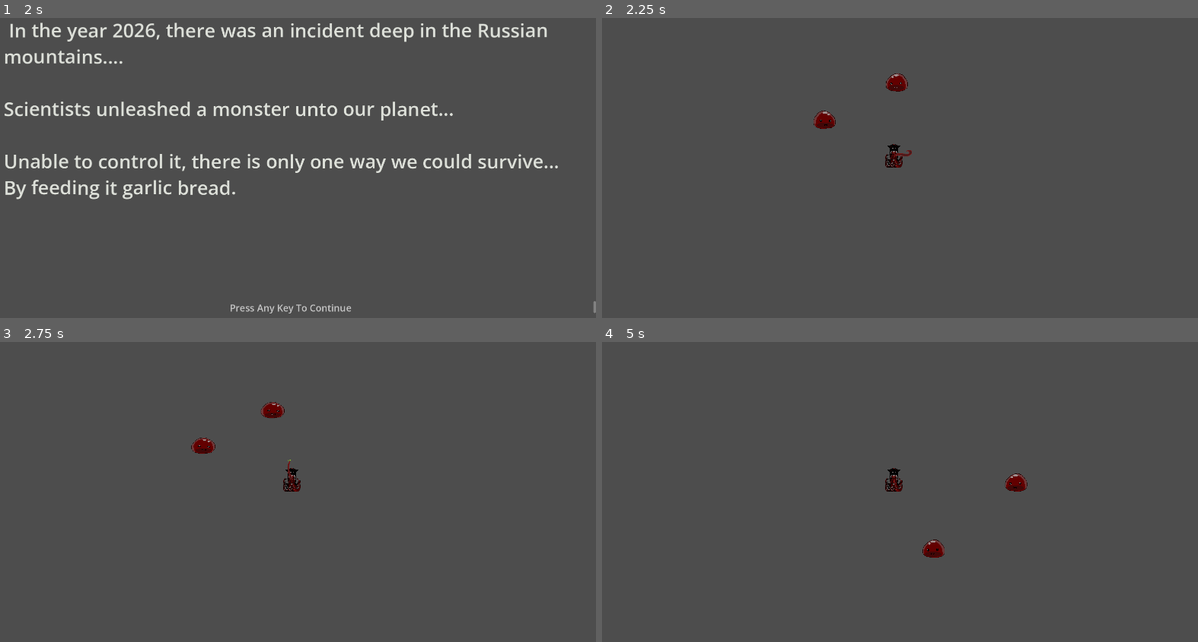
Above: before the commit, frames 1-4 (two rows, left to right).
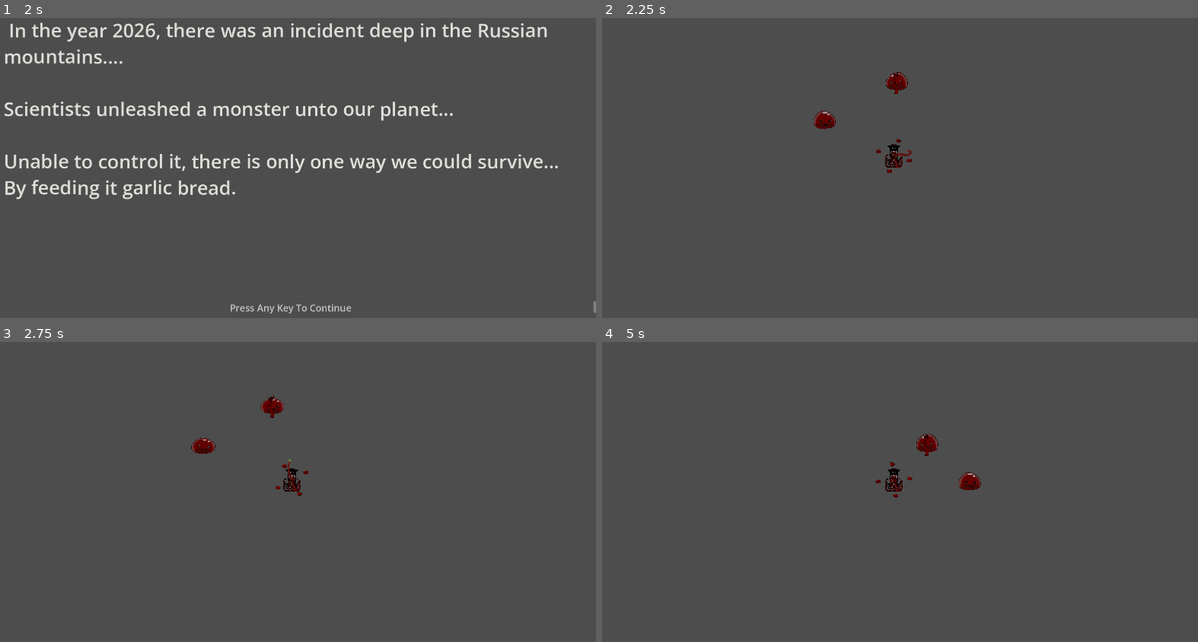
Above: after the commit, the same moments.

Repository: Falmenca/Garlic-Bread
Game: Godot game, scene res://Pages/Menus/Main_Menu.tscn
Two runs of this game, one before a commit and one after it. Both use one fixed random seed, a clock stepped at 60 frames per second and the inputs below.
Inputs (mouse positions are in pixels of both pictures, inside the frame that each line leads up to):
- Up to frame 1 (2 s): tap Enter (ui_accept) at 0.5, 0.77, 1.52 s; move the mouse to (423, 138) at 0.52 s; hold D (right) 0.53-1.28 s; click (423, 138) at 0.67 s; move the mouse to (172, 174) at 1.27 s; hold S (down) from 1.28 s (still down)
- Up to frame 2 (2.25 s): tap Enter (ui_accept) at 2 s; move the mouse to (953, 81) at 2.02 s; release S (down) at 2.03 s; hold D (right) from 2.03 s (still down)
- Up to frame 3 (2.75 s): keep holding D (right)
- Up to frame 4 (5 s): move the mouse to (864, 549) at 2.77 s; release D (right) at 2.78 s; hold Up (ui_up) 2.78-3.53 s; click (864, 549) at 2.92 s; tap Enter (ui_accept) at 3.02, 3.77, 4.52 s; move the mouse to (1078, 531) at 3.52 s; hold A (left) from 3.53 s (still down); move the mouse to (709, 429) at 4.27 s

Frame 1 is identical in both runs. In frame 2, 0.1% of the frame differs, in the area x 45-52%, y 17-52%; in frame 3, 0.2%; in frame 4, 0.8%, in the area x 45-72%, y 30-72%.

Commit message:
3 new attacks, without working hitbox
just a bunch of half finished bs
moved find_closest_in_group() to global.gd too

Diff:
--- /dev/null
+++ b/garlic/Scripts/Attacks/grab.gd
@@ -0,0 +1,26 @@
+extends Node2D
+
+var closest
+var timer = 1.0
+var stored_speed
+
+func _ready() -> void:
+	closest = Global.find_closest_in_group(global_position, "enemies")
+	if closest:
+		global_position = closest.global_position
+		stored_speed = closest.speed
+		closest.speed = 0
+		z_index = closest.z_index+1
+	else:
+		queue_free()
+
+func _physics_process(delta: float) -> void:
+	if closest:
+		global_position = closest.global_position
+		if timer > 0:
+			timer-=delta
+		else:
+			closest.speed = stored_speed
+			queue_free()
+	else:
+		queue_free()
--- /dev/null
+++ b/garlic/Scripts/Attacks/grab.tscn
@@ -0,0 +1,12 @@
+[gd_scene format=3 uid="uid://de70nad7n4s3u"]
+
+[ext_resource type="Script" uid="uid://ctb58jvrr70v0" path="res://Scripts/Attacks/grab.gd" id="1_dwqbd"]
+[ext_resource type="Texture2D" uid="uid://jfcmhl7wp2uv" path="res://Assets/Attacks/grabby.png" id="2_dwqbd"]
+
+[node name="Grab" type="Node2D" unique_id=1638182750]
+script = ExtResource("1_dwqbd")
+
+[node name="Sprite2D" type="Sprite2D" parent="." unique_id=1799213531]
+position = Vector2(31, -3)
+scale = Vector2(2, 2)
+texture = ExtResource("2_dwqbd")
--- /dev/null
+++ b/garlic/Scripts/Attacks/orbital.gd
@@ -0,0 +1,25 @@
+extends Node2D
+
+var closest
+var orb_distance=500
+var orb_count=1
+var orbs: Array[Node2D]
+var current_angle = 0.0
+
+func _ready() -> void:
+	orbs.append($Orb)
+	orbs.append($Orb.duplicate())
+	add_child(orbs[1])
+	orbs.append($Orb.duplicate())
+	add_child(orbs[2])
+	orbs.append($Orb.duplicate())
+	add_child(orbs[3])
+
+
+func _physics_process(delta: float) -> void:
+	for i in range(orbs.size()):
+		orbs[i].position = pos_on_circle(orb_distance, (current_angle+i)*TAU/orbs.size())
+	current_angle += delta
+
+func pos_on_circle(distance: int, angle: float) -> Vector2:
+	return Vector2(cos(angle), sin(angle))*distance
--- /dev/null
+++ b/garlic/Scripts/Attacks/orbital.tscn
@@ -0,0 +1,18 @@
+[gd_scene format=3 uid="uid://jm6w50eos7nb"]
+
+[ext_resource type="Script" uid="uid://ct6nnhc7j05j4" path="res://Scripts/Attacks/orbital.gd" id="1_n8530"]
+[ext_resource type="Texture2D" uid="uid://c86j0jxi8sv7b" path="res://Assets/Enemy/goreslime spritesheet.png" id="2_3qh5d"]
+
+[node name="Orbital" type="Node2D" unique_id=506878377]
+script = ExtResource("1_n8530")
+
+[node name="Orb" type="Node2D" parent="." unique_id=1723026768]
+
+[node name="GoreslimeSpritesheet" type="Sprite2D" parent="Orb" unique_id=1778417521]
+position = Vector2(-53, -258)
+texture = ExtResource("2_3qh5d")
+hframes = 3
+vframes = 3
+frame = 4
+
+[node name="Camera2D" type="Camera2D" parent="." unique_id=270903516]
--- /dev/null
+++ b/garlic/Scripts/Attacks/poison.gd
@@ -0,0 +1,27 @@
+extends Node2D
+
+var distance = randf_range(200,400)
+var closest
+var angle
+var land_pos: Vector2
+var speed = 200
+
+func _ready() -> void:
+	#creates a annular sector towards the enemy where the potato lands
+	closest = Global.find_closest_in_group(global_position, "enemies")
+	if closest:
+		angle = global_position.angle_to_point(closest.global_position) + randf_range(-TAU/12, TAU/12)
+	else:
+		angle = randf_range(0,TAU)
+	land_pos = global_position + Vector2(cos(angle), sin(angle)) * distance
+
+
+func _physics_process(delta: float) -> void:
+	var velocity = (land_pos - global_position).normalized()
+	$Sprite2D.rotate(delta*3)
+	if global_position.distance_to(land_pos) < 10:
+		explode()
+	position = velocity * delta * speed
+
+func explode() -> void:
+	queue_free()
--- /dev/null
+++ b/garlic/Scripts/Attacks/poison.tscn
@@ -0,0 +1,11 @@
+[gd_scene format=3 uid="uid://dcffge70pi07v"]
+
+[ext_resource type="Script" uid="uid://bc207j70iuffi" path="res://Scripts/Attacks/poison.gd" id="1_oerb4"]
+[ext_resource type="Texture2D" uid="uid://dh3ond7yesgji" path="res://Assets/Attacks/poison.png" id="2_1vo6e"]
+
+[node name="Poison" type="Node2D" unique_id=364699681]
+script = ExtResource("1_oerb4")
+
+[node name="Sprite2D" type="Sprite2D" parent="." unique_id=1846849413]
+scale = Vector2(2, 2)
+texture = ExtResource("2_1vo6e")
--- a/garlic/Scripts/Attacks/whipp.gd
+++ b/garlic/Scripts/Attacks/whipp.gd
@@ -4,8 +4,8 @@
 var closest
 
 func _ready() -> void:
-	anim_node = get_node("Sprite2D/AnimationPlayer")
-	closest = find_closest_in_group(global_position, "enemies")
+	anim_node = $Sprite2D/AnimationPlayer
+	closest = Global.find_closest_in_group(global_position, "enemies")
 	if closest:
 		rotation = global_position.angle_to_point(closest.global_position)
 	anim_node.play("attack")
@@ -15,14 +15,3 @@
 		if anim_name == "attack":
 			queue_free()
 	)
-
-func find_closest_in_group(position: Vector2, name: String) -> CharacterBody2D:
-	##Returns closest node from set position from nodes in group of set group name
-	var closest_dist = 0
-	var closest: Node
-	for node in get_tree().get_nodes_in_group(name):
-		var dist = position.distance_to(node.position)
-		if dist < closest_dist or not closest_dist:
-			closest_dist = dist
-			closest = node
-	return closest
--- a/garlic/Scripts/Player/attackspawner.gd
+++ b/garlic/Scripts/Player/attackspawner.gd
@@ -1,6 +1,9 @@
 extends Node2D
 var attacks: Dictionary[String, PackedScene] = {
 	"whipp": preload("res://Scripts/Attacks/whipp.tscn"),
+	"poison": preload("res://Scripts/Attacks/poison.tscn"),
+	"orbital": preload("res://Scripts/Attacks/orbital.tscn"),
+	"grab": preload("res://Scripts/Attacks/grab.tscn")
 }
 
 func _ready() -> void:
@@ -9,7 +12,7 @@
 func _physics_process(delta: float) -> void:
 	#if(get_tree().get_nodes_in_group("enemies")):
 		for attack in attacks:
-			if not get_tree().get_first_node_in_group("attacks"): #replace with attack timer
+			if not get_tree().get_first_node_in_group(attack): #replace with attack timer
 				spawn_attack(attacks[attack], attack)
 
 
--- a/garlic/Scripts/global.gd
+++ b/garlic/Scripts/global.gd
@@ -4,3 +4,15 @@
 
 func _ready() -> void:
 	print(player)
+
+
+func find_closest_in_group(position: Vector2, group_name: String) -> CharacterBody2D:
+	##Returns closest node from set position from nodes in group of set group name
+	var closest_dist = 0
+	var closest: Node
+	for node in get_tree().get_nodes_in_group(group_name):
+		var dist = position.distance_to(node.position)
+		if dist < closest_dist or not closest_dist:
+			closest_dist = dist
+			closest = node
+	return closest
Binary file added: garlic/Assets/Attacks/grabby.png
Binary file added: garlic/Assets/Attacks/poison.png
Not shown: 1 places in garlic/Levels/01/Level_1.tscn that only renumber resources
Not shown, added: garlic/Scripts/Attacks/grab.gd.uid
Not shown, added: garlic/Scripts/Attacks/orbital.gd.uid
Not shown, added: garlic/Scripts/Attacks/poison.gd.uid
Not shown, changed: garlic/Scripts/Enemy/EnemySpawner.gd.uid
